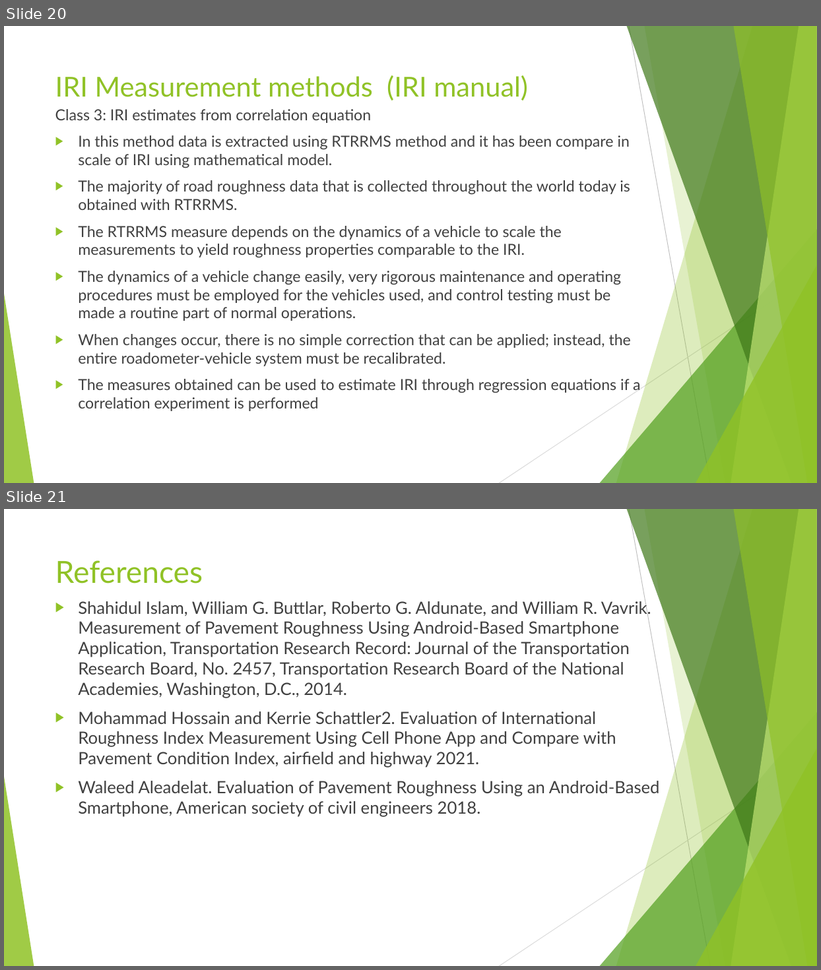
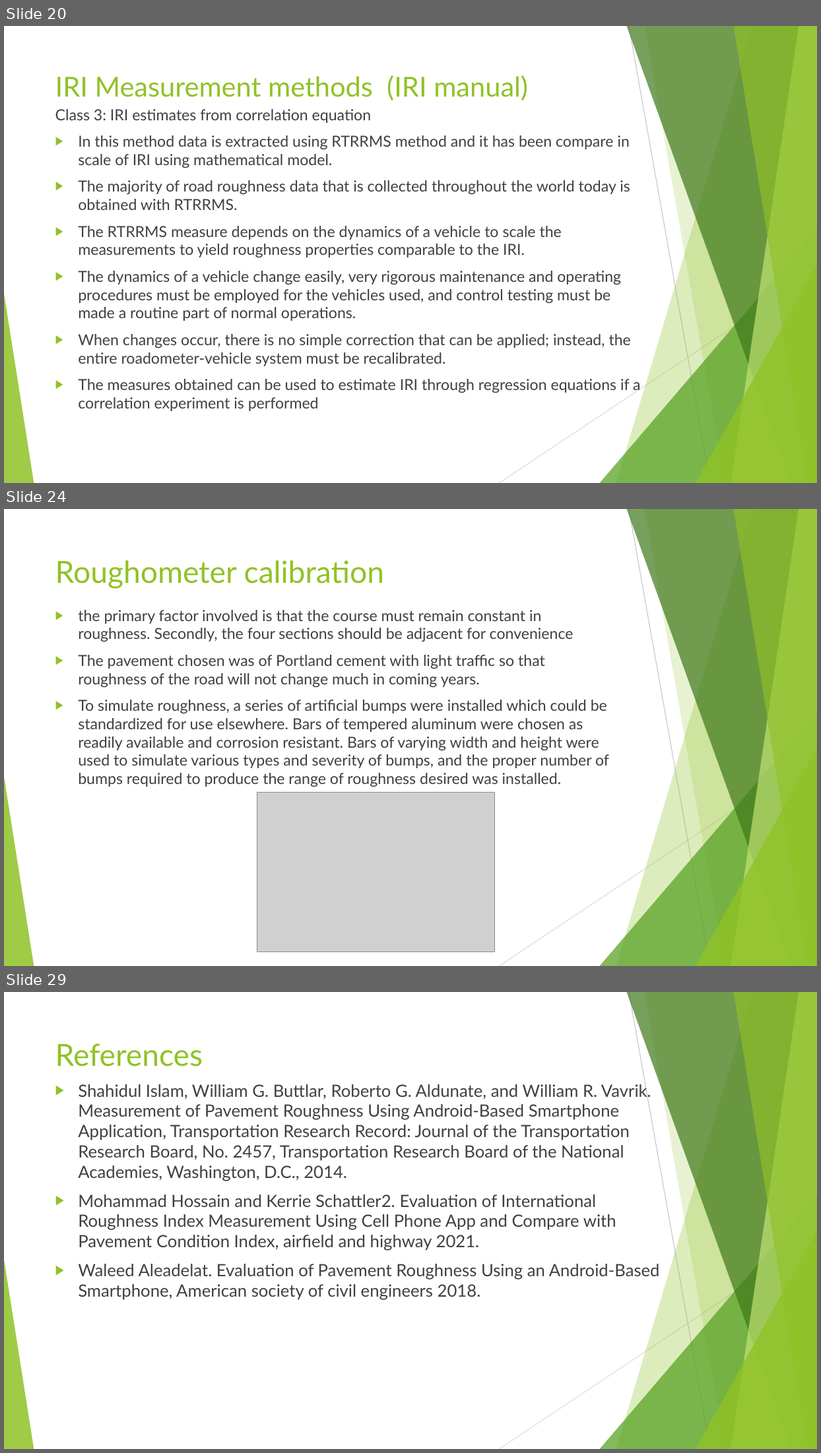
Before and after one commit to pranavbaradkar/IRI_determination, a slide deck: Report/Roughness measurement using smartphone application_01.pptx. Shown one above the other, each under a label of ours: slides 20 and 21 before the commit, slides 20, 24 and 29 after it; the slides between them are not shown. The pictures are 821x970 and 821x1453 pixels, drawn with LibreOffice and Linux fonts; fonts in the diff are those of the drawing; grey boxes stand for pictures. Boxes give left, top, right and bottom in pixels: in the first picture for what was removed or moved away, otherwise in the second. Text is boxed around its words. In the diff, an @@ line names an element or a change of style, - is before the commit and + after.

```diff
--- a/Report/Roughness measurement using smartphone application_01.pptx
+++ b/Report/Roughness measurement using smartphone application_01.pptx
@@ slide 24 added at [4, 509, 817, 966], background #FFFFFF; not listed: 10 template elements that a slide beside it also shows @@
@@ title added at [55, 560, 384, 589], 36 pt, text #90C226 @@
+Roughometer calibration
@@ text added at [78, 610, 609, 787], 18 pt, text #404040 @@
+▶ the primary factor involved is that the course must remain constant in roughness. Secondly, the four sections should be adjacent for convenience
+▶ The pavement chosen was of Portland cement with light traffic so that roughness of the road will not change much in coming years.
+▶ To simulate roughness, a series of artificial bumps were installed which could be standardized for use elsewhere. Bars of tempered aluminum were chosen as readily available and corrosion resistant. Bars of varying width and height were used to simulate various types and severity of bumps, and the proper number of bumps required to produce the range of roughness desired was installed.
@@ picture added at [257, 793, 495, 953] @@
@@ what was slide 21 is now slide 29 @@
```
Also in this commit, not shown: 7 other slides added, 15 other files.
